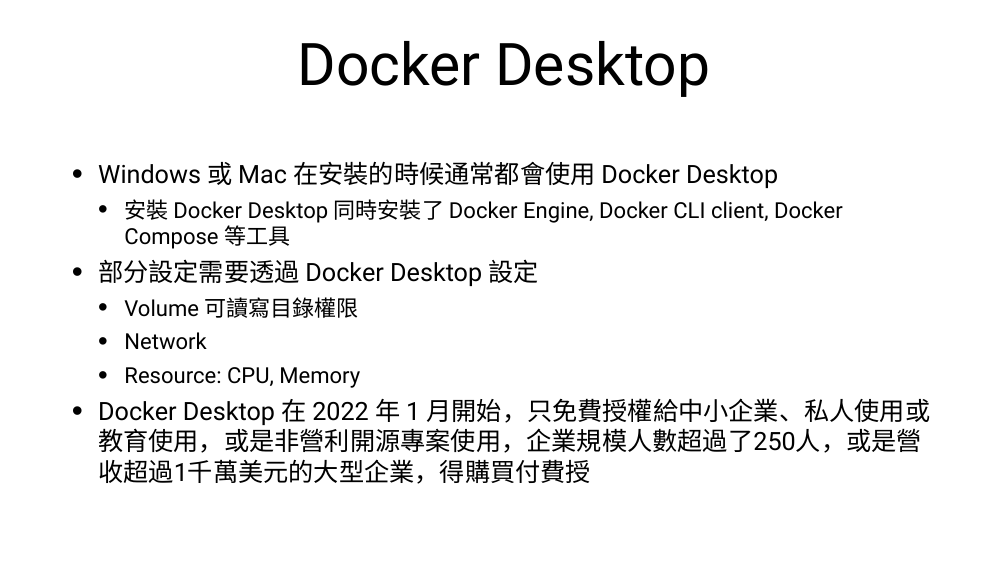
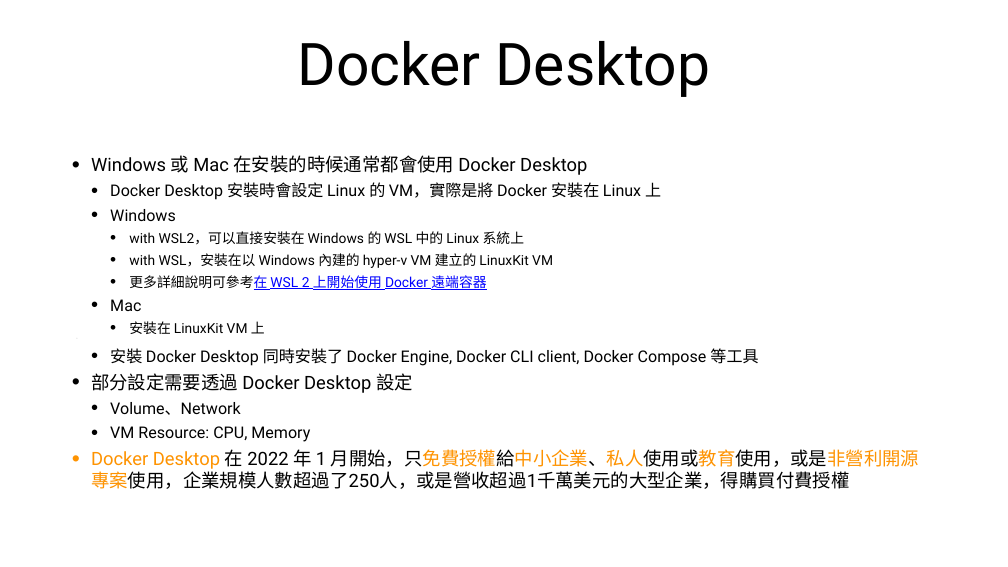
Before and after one commit to cathaylife-devops/docker-tutorial, a slide deck: slide 14 of docker-tutorial.pptx (slide 13 before the commit). Drawn at 1008x567 pixels with LibreOffice and Linux fonts; fonts in the diff are those of the drawing. Boxes give left, top, right and bottom in pixels: in the first picture for what was removed or moved away, otherwise in the second. Text is boxed around its words. In the diff, an @@ line names an element or a change of style, - is before the commit and + after.

```diff
--- a/docker-tutorial.pptx
+++ b/docker-tutorial.pptx
@@ text at (91,155,758,393): size 48 to 35 pt in "Windows 或 Mac 在安裝的時候通常都會使用 Docker Desktop", "部分設定需要透過 Docker Desktop 設定"; size 42 to 30.7 pt in "安裝 Docker Desktop 同時安裝了 Docker Engine, Docker ..."; indent changed; less space between paragraphs @@
@@ text at (110,182,661,334): paragraphs added @@
+  • Docker Desktop 安裝時會設定 Linux 的 VM，實際是將 Docker 安裝在 Linux 上
+  • Windows
+    • with WSL2，可以直接安裝在 Windows 的 WSL 中的 Linux 系統上
+    • with WSL，安裝在以 Windows 內建的 hyper-v VM 建立的 LinuxKit VM
+    • 更多詳細說明可參考在 WSL 2 上開始使用 Docker 遠端容器
+  • Mac
+    • 安裝在 LinuxKit VM 上
@@ text at (91,402,920,489): text changed; size 48 to 35 pt @@
-  • Volume 可讀寫目錄權限
-  • Network
-  • Resource: CPU, Memory
-• Docker Desktop 在 2022 年 1 月開始，只免費授權給中小企業、私人使用或教育使用，或是非營利開源專案使用，企業規模人數超過了250人，或是營收超過1千萬美元的大型企業，得購買付費授
+  • Volume、Network
+  • VM Resource: CPU, Memory
+• Docker Desktop 在 2022 年 1 月開始，只免費授權給中小企業、私人使用或教育使用，或是非營利開源專案使用，企業規模人數超過了250人，或是營收超過1千萬美元的大型企業，得購買付費授權
```
Also in this commit, not shown: 15 other slides changed, 2 slides added, 2 other files.
